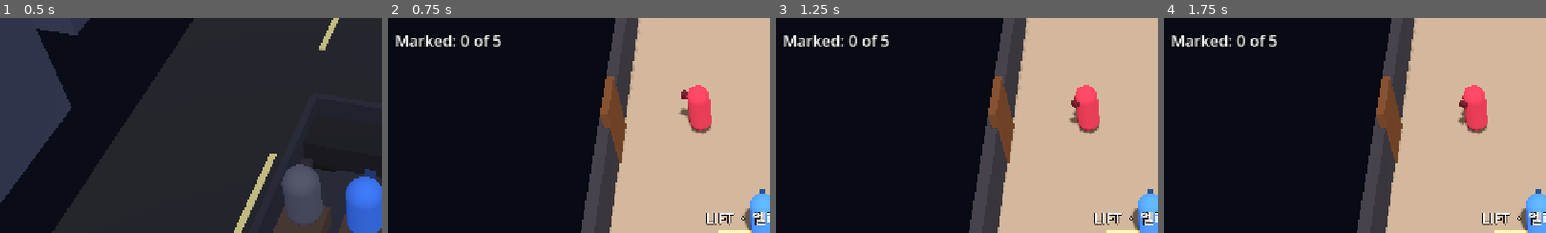
Above: before the commit, frames 1-4 (left to right).
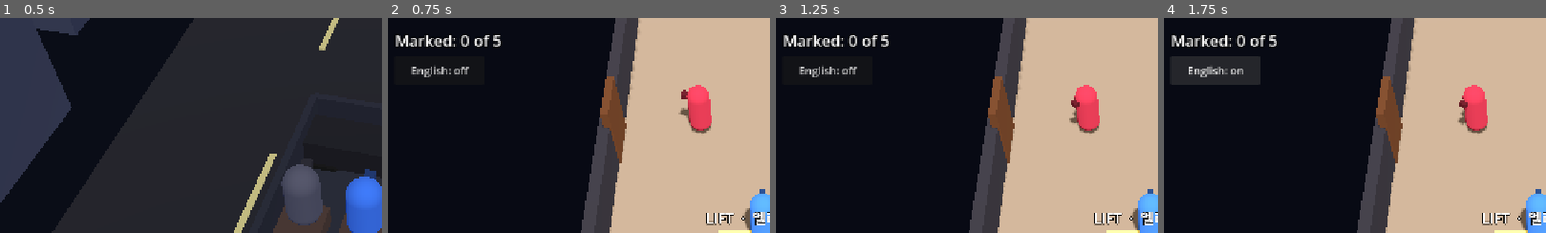
Above: after the commit, the same moments.

Repository: Kopus123/tal
Game: Godot game, scene res://cover.tscn
Same seed, same stepped clock (60 frames per second), same inputs: the game is played once before the commit and once after it.
Inputs (mouse positions are % of the whole screen's width and height, from its top left):
- Up to frame 1 (0.5 s): no input
- Up to frame 2 (0.75 s): click "Skip to party" at 0.5 s
- Up to frame 3 (1.25 s): no input
- Up to frame 4 (1.75 s): click (8, 12) at 1.25 s, where only the run after the commit has a clickable "English: off"
The pictures show only the part of the screen within x 1-51%, y 0-50%; the shares and areas given below are measured in that part.

Frame 1 is identical in both runs. In frame 2, 0.4% of the frame differs, in the area x 6-22%, y 21-28%; in frame 3, 0.4%; in frame 4, 3.1%, in the area x 2-26%, y 17-32%.
Error in both runs: Invalid access to property or key 'process_frame' on a base object of type 'null instance'. (res://cover.gd:294)

Commit message:
Spy box 1.13.0: English mode (a button at the party: what people say, their questions and your pieces in English; voices stay Korean; the car shows each question's meaning at once); test waits can't hang
Co-Authored-By: Claude Opus 5.5 <noreply@anthropic.com>

Diff:
--- a/spy/cover.gd
+++ b/spy/cover.gd
@@ -417,7 +417,7 @@
 	var f: Dictionary = questions[q_i]
 	talk_ui.visible = true; said_label.text = ""; picked.clear()
 	q_n = randi() % f.qs.size()
-	q_label.text = f.qs[q_n][0]; gloss.text = f.qs[q_n][1]; gloss.visible = false; gloss_t = 3.0
+	q_label.text = f.qs[q_n][0]; gloss.text = f.qs[q_n][1]; gloss.visible = FileAccess.file_exists("user://english"); gloss_t = 3.0
 	# the pieces: this answer's, mixed with pieces of two others
 	var tiles := []
 	for i in f.chunks.size(): tiles.append([f.k, i])
--- a/spy/gala.gd
+++ b/spy/gala.gd
@@ -78,6 +78,26 @@
 	"g5": {"name": "강태호입니다.", "job": "은행에서 일해요.", "from": "대전에서 왔어요.", "host": "사업 파트너예요."},
 	"g6": {"name": "오수진입니다.", "job": "기자예요.", "from": "광주에서 왔어요.", "host": "옛날 이웃이에요."},
 }
+const EN_MORE := {   # (English mode) what the lines with no English beside them mean
+	"에릭 신 씨라고요?": "Eric Shin, I hear?", "LA에서 오셨다고요?": "From LA, I hear?", "투자자시라고요?": "An investor, I hear?", "일주일 계신다고요?": "Here a week, I hear?",
+	"김 대표님이 초대하셨다고요?": "CEO Kim invited you, I hear?", "부모님이 부산 분이시라고요?": "Your parents are from Busan, I hear?",
+	"한국어 잘 못하신다고요?": "Your Korean's not good, I hear?", "두 번 오셨다고요?": "You've been twice, I hear?",
+	"김지현입니다. 오늘 파티 주최자예요.": "I'm Kim Ji-hyun. I'm hosting tonight.", "회사 대표입니다.": "I run a company.", "서울에서 태어났어요.": "I was born in Seoul.", "제가 대표예요. 하하.": "I'm the CEO. Ha ha.",
+	"최입니다.": "Choi.", "사업합니다.": "I'm in business.", "그건 왜요?": "Why do you ask?", "김 대표님하고는 오래 알았어요.": "I've known CEO Kim a long time.",
+	"윤서연입니다. 최 사장님 비서예요.": "I'm Yoon Seo-yeon. President Choi's assistant.", "최 사장님 비서입니다.": "I'm President Choi's assistant.", "부산에서 왔어요.": "I'm from Busan.", "사장님 덕분에 알게 됐어요.": "I know her through my boss.",
+	"이민지입니다.": "I'm Lee Min-ji.", "의사예요.": "I'm a doctor.", "대구에서 왔어요.": "I'm from Daegu.", "대학교 친구예요.": "We're friends from university.",
+	"박준호입니다.": "I'm Park Jun-ho.", "변호사예요.": "I'm a lawyer.", "서울 사람이에요.": "I'm from Seoul.", "같이 일했어요.": "We worked together.",
+	"정우진입니다.": "I'm Jung Woo-jin.", "IT 회사 다녀요.": "I work at an IT company.", "인천에서 왔어요.": "I'm from Incheon.", "골프 친구예요.": "Golf buddies.",
+	"한소희입니다.": "I'm Han So-hee.", "디자이너예요.": "I'm a designer.", "제주도에서 왔어요.": "I'm from Jeju.", "언니 친구예요.": "She's my sister's friend.",
+	"강태호입니다.": "I'm Kang Tae-ho.", "은행에서 일해요.": "I work at a bank.", "대전에서 왔어요.": "I'm from Daejeon.", "사업 파트너예요.": "Business partners.",
+	"오수진입니다.": "I'm Oh Su-jin.", "기자예요.": "I'm a journalist.", "광주에서 왔어요.": "I'm from Gwangju.", "옛날 이웃이에요.": "We used to be neighbours.",
+	"성함이": "your name", "어떻게 되세요?": "is...?", "무슨 일": "what work", "하세요?": "do you do?", "어디에서": "where", "오셨어요?": "are you from?",
+	"대표님하고": "the CEO,", "어떻게 아세요?": "how do you know her?", "최 사장님하고": "with President Choi", "약속 있어요": "I have an appointment",
+	"같이": "together", "가요": "let's go", "감사합니다": "thank you", "네": "yes", "아니요": "no",
+}
+var english := false              # text in English (the voices stay Korean): for testing what things do
+var en_btn: Button
+var EN := {}
 const CHECK := {   # "I heard you're…?": they check what someone told them
 	"name": "에릭 신 씨라고요?", "from": "LA에서 오셨다고요?", "job": "투자자시라고요?", "stay": "일주일 계신다고요?",
 	"invited": "김 대표님이 초대하셨다고요?", "parents": "부모님이 부산 분이시라고요?", "korean": "한국어 잘 못하신다고요?", "twice": "두 번 오셨다고요?"}
@@ -211,6 +231,7 @@
 func _ready() -> void:
 	test = "--test" in OS.get_cmdline_user_args()
 	playing = "--play" in OS.get_cmdline_user_args()
+	_en_map()
 	if playing: test = true
 	randomize()
 	hvoice = AudioStreamPlayer.new(); add_child(hvoice)
@@ -1251,8 +1272,8 @@
 		var d := player.position.distance_to(p.body.position)
 		var said: String = p.get("said", "")
 		if d >= READ: p.ko.text = ""
-		elif line != "" and LINES.has(line): p.ko.text = LINES[line][0]
-		else: p.ko.text = said
+		elif line != "" and LINES.has(line): p.ko.text = _en(LINES[line][0])
+		else: p.ko.text = _en(said)
 		p.audio.volume_db = -12.0 if p.pic.wary and d < 4.5 else 0.0   # wary of you: they lower their voices
 	sub_t -= dt
 	if sub_t <= 0.0: sub.text = ""
@@ -1298,6 +1319,7 @@
 	joy_draw = Control.new(); joy_draw.set_anchors_preset(Control.PRESET_FULL_RECT); joy_draw.mouse_filter = Control.MOUSE_FILTER_IGNORE; root.add_child(joy_draw)
 	joy_draw.draw.connect(_draw_joy)
 	goal = _label(26); goal.position = Vector2(24, 20); root.add_child(goal)
+	en_btn = _btn("English: on" if english else "English: off", 18, Vector2(150, 48)); en_btn.position = Vector2(24, 64); root.add_child(en_btn); en_btn.pressed.connect(_toggle_en)
 	sub = _label(26); sub.anchor_left = 0.5; sub.anchor_right = 0.5; sub.anchor_top = 1; sub.anchor_bottom = 1
 	sub.offset_left = -420; sub.offset_right = 420; sub.offset_top = -80; sub.offset_bottom = -40
 	sub.custom_minimum_size = Vector2(840, 0); sub.horizontal_alignment = HORIZONTAL_ALIGNMENT_CENTER; root.add_child(sub)
@@ -1506,7 +1528,7 @@
 func _question() -> void:
 	var p: Dictionary = asking
 	ask_t = 15.0; picked.clear(); _show_pick()
-	ask_label.text = ask_text; hear_btn.visible = true; done_btn.visible = false
+	ask_label.text = _en(ask_text); hear_btn.visible = true; done_btn.visible = false
 	var tiles := []
 	for i in ask_fact.chunks.size(): tiles.append([ask_fact.k, i])
 	tiles += [["yn", 0], ["yn", 1]]
@@ -1520,8 +1542,9 @@
 	for c in tile_box.get_children(): c.queue_free()
 	tile_map.clear()
 	for t in deck:   # Korean only in here
-		var b := _btn(_chunk(t)[0].trim_prefix("~"), 26, Vector2(104, 80)); b.pressed.connect(_pick.bind(t)); tile_box.add_child(b)
-		tile_map[b.text] = t
+		var kt: String = _chunk(t)[0].trim_prefix("~")
+		var b := _btn(_en(kt), 22 if english else 26, Vector2(104, 80)); b.pressed.connect(_pick.bind(t)); tile_box.add_child(b)
+		tile_map[kt] = t
 	ask_ui.visible = true
 	_plg("ASKED: %s speaks to you, waiting for your answer (15 s). Your pieces: %s" % [_desc(p), " | ".join(tile_map.keys())])
 	ask_busy = true
@@ -1562,6 +1585,32 @@
 	ask_ui.visible = false
 
 
+func _en_map() -> void:   # every Korean line and piece, to its English
+	for l in LINES.values(): EN[l[0]] = l[1]
+	for l in REACT.values(): EN[l[0]] = l[1]
+	for f in Cover.FACTS + Cover.DEAL + [Cover.YN]:
+		if f.has("ko"): EN[f.ko] = f.en
+		for q in f.get("qs", []): EN[q[0]] = q[1]
+		for c in f.chunks: EN[c[0].trim_prefix("~")] = c[1]
+	for k in EN_MORE: EN[k] = EN_MORE[k]
+	english = FileAccess.file_exists("user://english")
+
+
+func _en(ko: String) -> String:
+	if not english or ko == "": return ko
+	return EN.get(ko, EN.get(ko.trim_suffix("."), ko))
+
+
+func _toggle_en() -> void:
+	english = not english
+	if english: FileAccess.open("user://english", FileAccess.WRITE).store_string("1")
+	elif FileAccess.file_exists("user://english"): DirAccess.remove_absolute("user://english")
+	en_btn.text = "English: on" if english else "English: off"
+	if not asking.is_empty():
+		if back: _turn_ui()
+		else: ask_label.text = _en(ask_text); _show_pick()
+
+
 func _fact(k: String) -> Dictionary:
 	if BACK.has(k): return BACK[k]
 	for f in Cover.DEAL:
@@ -1594,7 +1643,7 @@
 
 func _show_pick() -> void:
 	if ans_label == null: return
-	ans_label.text = _joined(picked) if picked else ("Tap the pieces to ask" if back else "Tap the pieces to answer")
+	ans_label.text = (_joined(picked) if not english else " ".join(picked.map(func(t): return _en(_chunk(t)[0].trim_prefix("~"))))) if picked else ("Tap the pieces to ask" if back else "Tap the pieces to answer")
 	ans_label.modulate = Color.WHITE if picked else Color(1, 1, 1, 0.45)
 	say_btn.disabled = picked.is_empty()
 
@@ -1698,8 +1747,9 @@
 	for c in tile_box.get_children(): c.queue_free()
 	tile_map.clear()
 	for t in deck:
-		var b := _btn(_chunk(t)[0], 24, Vector2(104, 80)); b.pressed.connect(_pick.bind(t)); tile_box.add_child(b)
-		tile_map[b.text] = t
+		var kt: String = _chunk(t)[0]
+		var b := _btn(_en(kt), 20 if english else 24, Vector2(104, 80)); b.pressed.connect(_pick.bind(t)); tile_box.add_child(b)
+		tile_map[kt] = t
 	ask_ui.visible = true
 	_plg("YOUR TURN to ask %s something (12 s). Pieces: %s. Or: done" % [_desc(asking), " | ".join(tile_map.keys())])
 
@@ -1818,6 +1868,7 @@
 func _run_test() -> void:
 	AudioServer.set_bus_mute(0, true)
 	skip_turn = true; no_heat = true
+	english = false; en_btn.text = "English: off"
 	Engine.time_scale = FAST; Engine.physics_ticks_per_second = int(60 * FAST); Engine.max_physics_steps_per_frame = int(8 * FAST)   # same small steps, just more of them
 	get_window().position = Vector2i(-3000, 60)
 	await _secs(0.5)
@@ -2260,6 +2311,14 @@
 		q.gone = false; q.busy = false; q.body.rotation.x = 0.0; q.body.position.y = 0.0; q.body.collision_layer = 8
 		_send_back(q)
 	downed.clear(); ammo = MAG; hunting = false; hunted = false; heat_stage = 0; _reset_pics()
+	# English mode: the words on screen in English (the voices stay Korean)
+	_reset_pics(); var eg: Dictionary = _guest_group()[0]; await _beside(eg)
+	var _we := clock
+	while eg.busy and clock - _we < 30.0: await _secs(0.1)
+	english = true; ask_busy = false; _ask(eg, [eg], "", "from", 0); await _secs(0.1)
+	_check(ask_label.text == "Where are you from?" and tile_box.get_children().any(func(b): return b.text == "from LA"), "English mode: their question and your pieces in English (%s)" % ask_label.text)
+	await _shot("g11_english")
+	await _wait_free(); asking = {}; ask_ui.visible = false; ask_busy = false; eg.busy = false; english = false; await _secs(0.2); _reset_pics()
 	# the mission: through the assistant, into the back room, the broker's check, the drive
 	_reset_pics(); hold = true
 	for p in people: p.busy = false
Not shown, changed: spy/export_presets.cfg
